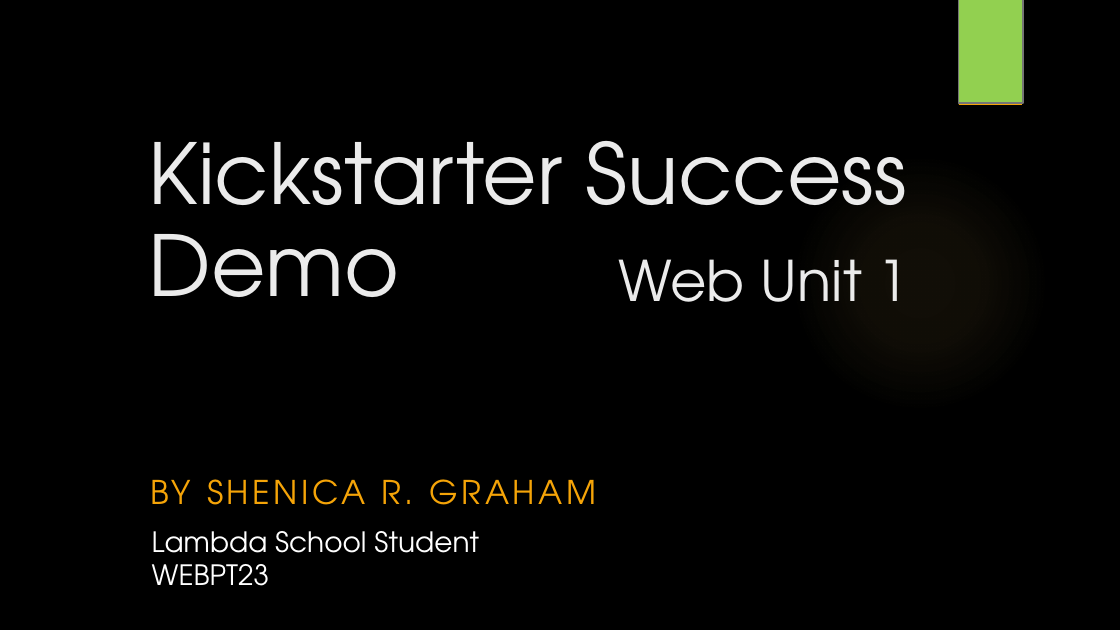
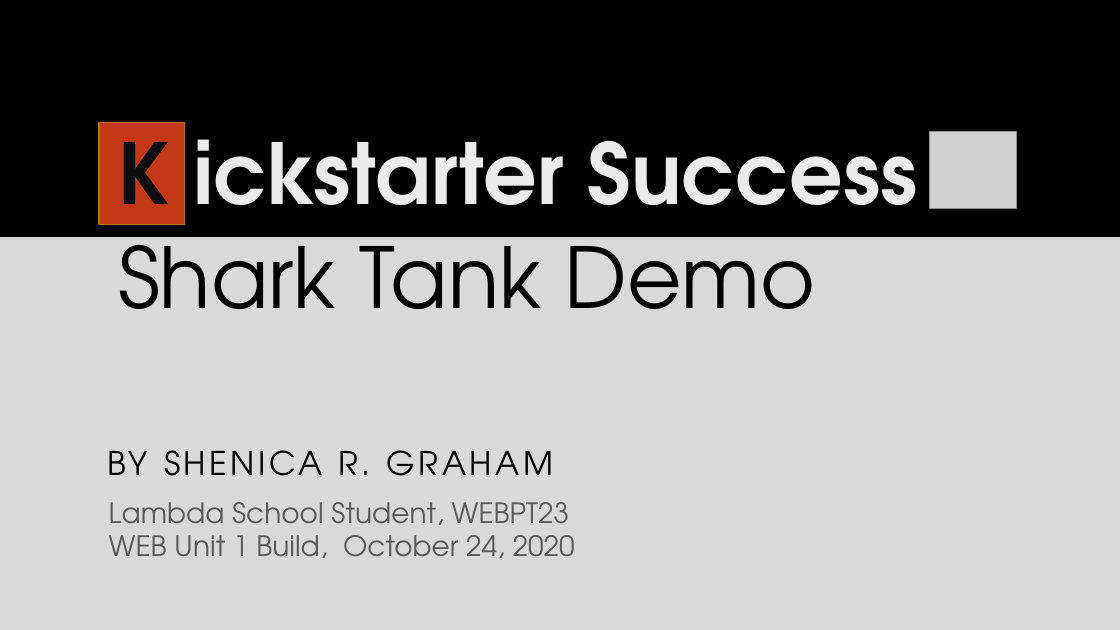
Before and after one commit to Build-Week-Kickstarter-Success-PT/UI, a slide deck: slide 1 of demo_sg/WEBPT23_Unit1BuildDemo_Shenica-Graham.pptx. Drawn at 1120x630 pixels with LibreOffice and Linux fonts; fonts in the diff are those of the drawing; grey boxes stand for pictures; background and template pictures are left out. Boxes give left, top, right and bottom in pixels: in the first picture for what was removed or moved away, otherwise in the second. Text is boxed around its words. In the diff, an @@ line names an element or a change of style, - is before the commit and + after.

Commit message:
Prepare for demo

```diff
--- a/demo_sg/WEBPT23_Unit1BuildDemo_Shenica-Graham.pptx
+++ b/demo_sg/WEBPT23_Unit1BuildDemo_Shenica-Graham.pptx
@@ background picture (left out) to #D9D9D9 @@
@@ rectangle added at [0,0,1120,237], fill #000000 @@
@@ rectangle removed at [959,0,1022,105] @@
@@ rectangle removed at [959,0,1023,103] @@
@@ title at [118,113,917,239]: text changed; bold on @@
-Kickstarter Success
+K ickstarter Success
@@ rectangle added at [99,123,185,225], fill #C43815, outline #B57906 1.5 pt @@
@@ picture added at [930,132,1017,208] @@
@@ ellipse removed at [791,154,1049,413] @@
@@ text at [118,221,816,309]: text changed; text colour #EBEBEB to #000000 @@
-Demo
+Shark Tank Demo
@@ text removed at [618,259,909,302] @@
-Web Unit 1
@@ subtitle "BY SHENICA R. GRAHAM": place and size @@
-subtitle "BY SHENICA R. GRAHAM" at [150,480,402,504]
+subtitle "BY SHENICA R. GRAHAM" at [108,451,359,475]
@@ subtitle "BY SHENICA R. GRAHAM" at [108,451,359,475]: text colour #F5A408 to #000000 @@
@@ text at [109,502,575,558]: text changed; text colour #FFFFFF to #595959 @@
-Lambda School Student
-WEBPT23
+Lambda School Student, WEBPT23
+WEB Unit 1 Build, October 24, 2020
```
Also in this commit, not shown: 12 slides added, 5 slides removed, 30 other files.
